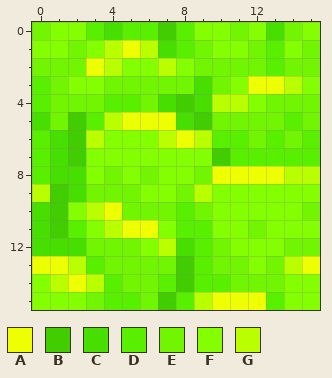
Pixel-art sprite, stored at textures/mcl_nether_ancient_debris_side.png. This is how it looked before the edit.
The file is 16x16 pixels.
Palette (. is transparent): A #edff00  B #42cd00  C #47df00  D #59f000  E #71f500  F #84ff00  G #b9ff00
Pixels before, first column x 0:
 0 EFFDCDDBDFFEFCEF
 1 FFEFGAGCDEFFEDFE
 2 EEEAGFFGFEEEEDEE
 3 DEFFEEEEECEFAAGF
 4 DEEEDDECBCGGFEEE
 5 CEBDGAAACBEEEEDE
 6 DCBGFFFGAGDDEDED
 7 DCBFFFFFFFBDDDDD
 8 DCCFEFEFFEAAAAGG
 9 GBCEEEFFEGFFFFFF
10 CBFGAEEEDEFFFFFE
11 CBDFGAAFDDFFEFFF
12 CCCEEEFGCDEFFFEE
13 AAGDEEEEBDEEFEGA
14 FGAGDEEDBDDEEEFF
15 FFFEDDEBDGAAADFF
Now the later version:
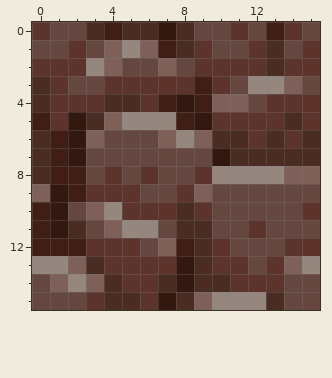
Difference:
colour A: #edff00 -> #95867e
colour B: #42cd00 -> #331810
colour C: #47df00 -> #411e15
colour D: #59f000 -> #4a2c23
colour E: #71f500 -> #5d342c
colour F: #84ff00 -> #654740
colour G: #b9ff00 -> #7e6059
